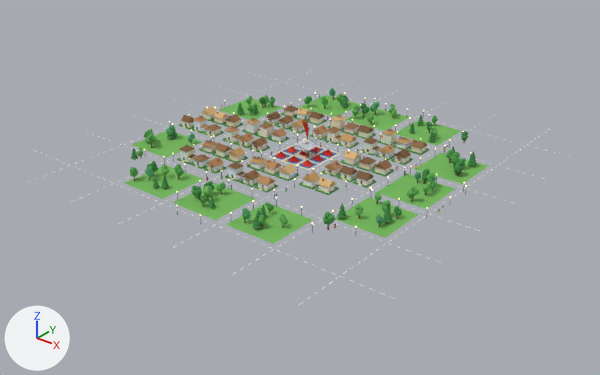
The glTF model towns/guntur.glb as it was, and as the next commit left it.
Rendered twice from a 50 mm camera at (234.0, -296.0, 165.0) aimed at (3.0, -8.0, -14.0). Arrows for +X, +Y and +Z are at lower left; the lights stay in place. The first picture is the older version. Where no turn or scale is listed for an object, it has been applied to the vertices. Vertices at exactly the same position are counted once.
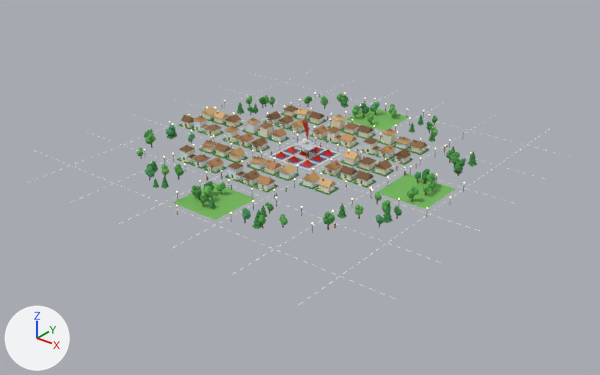
Where the newer file only moved an object's origin or applied its transform, the numbers keep the older frame.

The edits, one by one:
me_mesh_39 is used by ob_mesh_39; location (-1.4, 0.9, 10.3).
me_mesh_39 had 4420 vertices, 7228 faces and spanned x -75.0..75.0, y -75.0..75.0, z -10.0..10.0.
me_mesh_39 now has 4253 vertices, 6938 faces and spans x -75.0..78.0, y -78.0..76.0, z -10.0..10.0.
me_mesh_39 part 1: 15 loose pieces with 179 vertices, spanning x -61.0..57.0, y -75.0..74.0, z -10.0..-3.0, are deleted.
Other edits to the shape of me_mesh_39 do not show in these pictures.
Object 'Mesh_42.003' (ob_mesh_42_003) is deleted.
Object 'Mesh_42.004' (ob_mesh_42_004) is deleted.
Object 'Mesh_42.005' (ob_mesh_42_005) is deleted.
Object 'Mesh_42.006' (ob_mesh_42_006) is deleted.
Object 'Mesh_42.007' (ob_mesh_42_007) is deleted.
Object 'Mesh_42.008' (ob_mesh_42_008) is deleted.
Object 'Mesh_42.009' (ob_mesh_42_009) is deleted.
Object 'Mesh_42.010' (ob_mesh_42_010) is deleted.

Where the change shows, as pixel boxes (x1, y1, x2, y2) in the pictures (600 x 375 px):
'Mesh_39', reshaped: before (130, 88, 477, 230); after (137, 93, 477, 230)
'Mesh_42.008', deleted (green): before (226, 203, 312, 244)
'Mesh_42.010', deleted (green): before (335, 197, 419, 237)
'Mesh_42.006', deleted (green): before (125, 165, 204, 199)
'Mesh_42.009', deleted (green): before (414, 152, 488, 184)
'Mesh_42.004', deleted (green): before (132, 131, 203, 158)
'Mesh_42.007', deleted (green): before (396, 121, 461, 146)
'Mesh_42.005', deleted (green): before (300, 95, 360, 117)
'Mesh_42.003', deleted (green): before (219, 99, 283, 120)
part 1 of me_mesh_39, deleted: before (130, 88, 468, 181)
'Mesh_42.001', unchanged, covered by the edit: before (173, 183, 256, 220)
'Mesh_42.002', unchanged, covered by the edit: before (378, 174, 455, 209)
